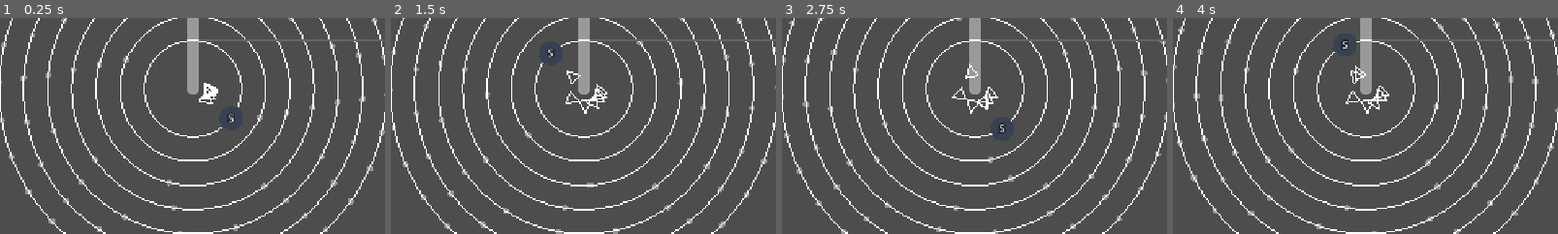
Above: before the commit, frames 1-4 (left to right).
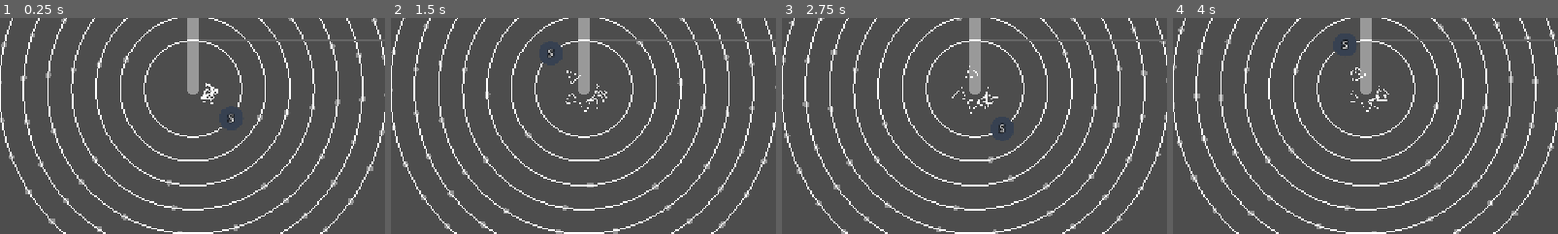
Above: after the commit, the same moments.

Repository: kamikoloss/syzygy
Game: Godot game, scene res://scenes/main.tscn
Same seed, same stepped clock (60 frames per second), same inputs: the game is played once before the commit and once after it.
Inputs:
- Up to frame 1 (0.25 s): no input
- Up to frame 2 (1.5 s): click "PLAY" at 0.5 s; click "PLAY" at 1.25 s
- Up to frame 3 (2.75 s): click "STOP" at 2 s
- Up to frame 4 (4 s): click "STOP" at 2.75 s; click "PLAY" at 3.5 s
The pictures show only the part of the screen within x 25-75%, y 34-84%; the shares and areas given below are measured in that part.

The runs differ from the first frame. In frame 1, less than 0.1% of the frame differs, in the area x 51-57%, y 30-40%; in frame 2, 0.2%; in frame 3, 0.2%; in frame 4, 0.2%, in the area x 44-57%, y 21-45%.

Commit message:
remove rail_chip_holders script and add line2d

Diff:
--- a/scenes/rail.tscn
+++ b/scenes/rail.tscn
@@ -1,9 +1,8 @@
-[gd_scene load_steps=5 format=3 uid="uid://dfmcx4p165aea"]
+[gd_scene load_steps=4 format=3 uid="uid://dfmcx4p165aea"]
 
 [ext_resource type="Script" uid="uid://bh1363dojikb4" path="res://scenes/rail.gd" id="1_6f37g"]
 [ext_resource type="PackedScene" uid="uid://b185sasx51q0n" path="res://scenes/chip.tscn" id="2_stgit"]
 [ext_resource type="PackedScene" uid="uid://bt7jq7m0wseur" path="res://scenes/chip_holder.tscn" id="3_u70y5"]
-[ext_resource type="Script" uid="uid://cy6nox6vdm08r" path="res://scenes/rail_chip_holders.gd" id="4_u70y5"]
 
 [node name="Rail" type="Control" node_paths=PackedStringArray("chip_holders_parent")]
 layout_mode = 3
@@ -15,4 +14,8 @@
 
 [node name="ChipHolders" type="Control" parent="."]
 anchors_preset = 0
-script = ExtResource("4_u70y5")
+
+[node name="Line2D" type="Line2D" parent="ChipHolders"]
+points = PackedVector2Array(20, -10, 20, 10, 40, 0)
+closed = true
+width = 1.0
--- a/scenes/rail_chip_holders.gd
+++ /dev/null
@@ -1,12 +0,0 @@
-extends Control
-
-const POINTS := [
-    Vector2(40, 0),
-    Vector2(20, -10),
-    Vector2(20, 10),
-    Vector2(40, 0),
-]
-
-
-func _draw():
-    draw_polyline(POINTS, Rail.LINE_COLOR_PRIMARY)
Not shown, removed: scenes/rail_chip_holders.gd.uid
